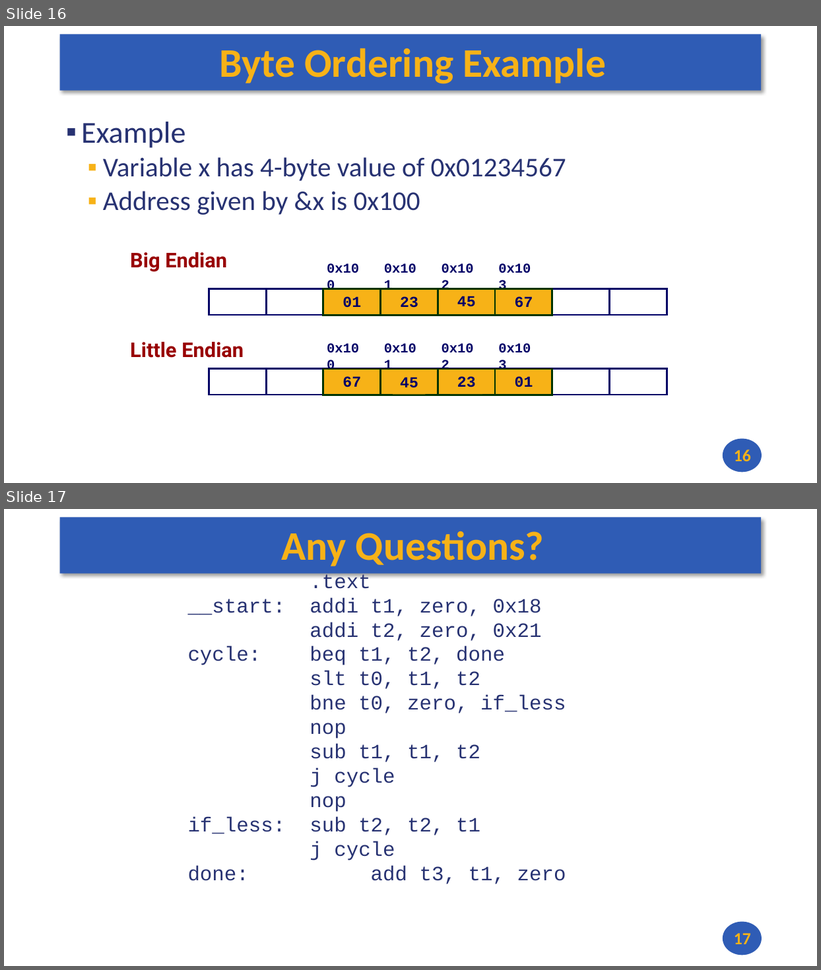
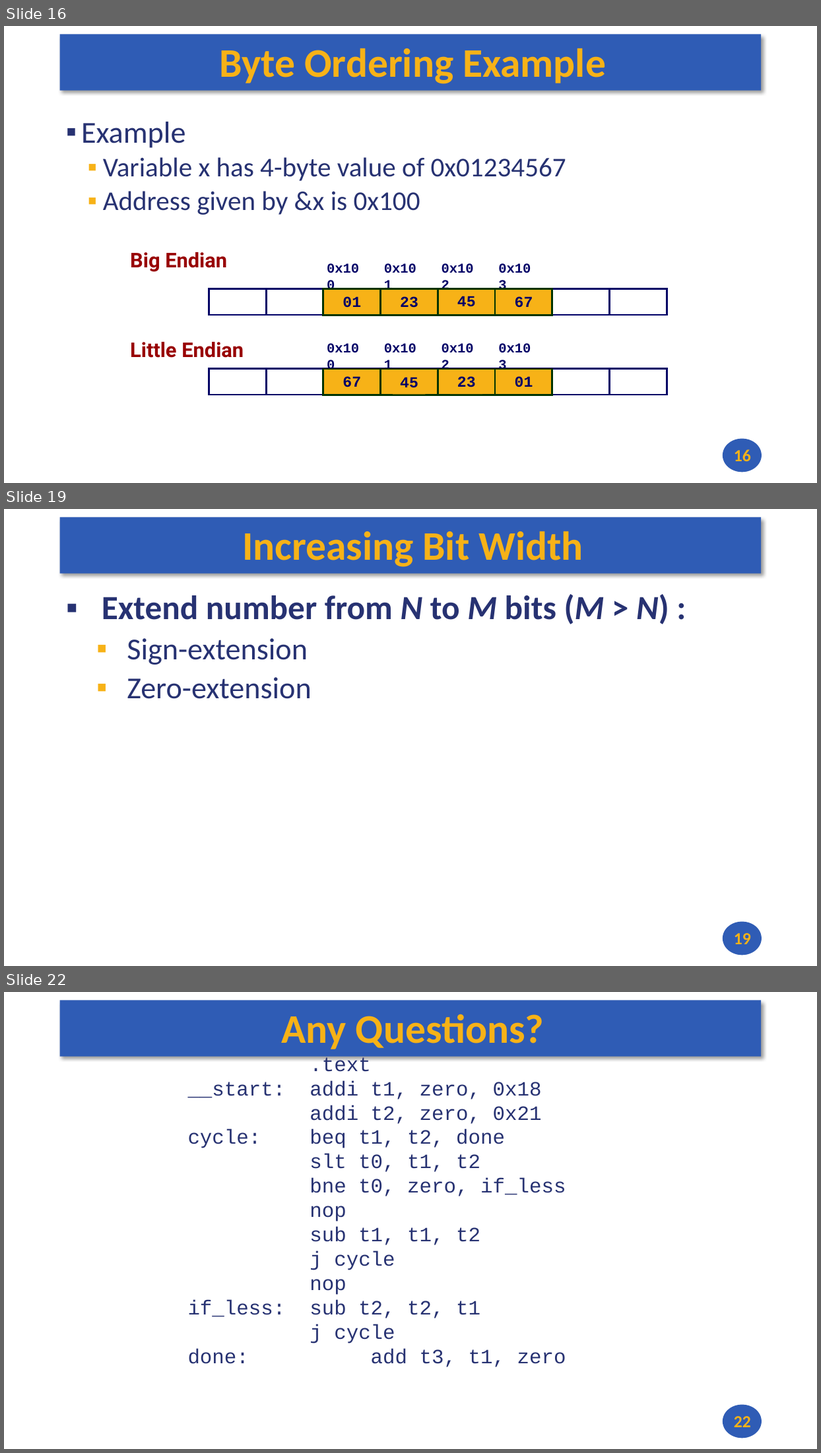
Before and after one commit to andrewt0301/hse-acos-course, a slide deck: docs/part1ca/02_DataTypes/CA_Lecture_02.pptx. Shown one above the other, each under a label of ours: slides 16 and 17 before the commit, slides 16, 19 and 22 after it; the slides between them are not shown. The pictures are 821x970 and 821x1453 pixels, drawn with LibreOffice and Linux fonts; fonts in the diff are those of the drawing. Boxes give left, top, right and bottom in pixels: in the first picture for what was removed or moved away, otherwise in the second. Text is boxed around its words. In the diff, an @@ line names an element or a change of style, - is before the commit and + after.

```diff
--- a/docs/part1ca/02_DataTypes/CA_Lecture_02.pptx
+++ b/docs/part1ca/02_DataTypes/CA_Lecture_02.pptx
@@ slide 19 added at <box>4,509,817,966</box>, background #FFFFFF; not listed: 2 template elements that a slide beside it also shows @@
@@ title added at <box>242,531,583,567</box>, 48 pt, text #F7B217, bold @@
+Increasing Bit Width
@@ text added at <box>102,594,669,699</box>, 40 pt, text #273272, bold @@
+▪ Extend number from N to M bits (M > N) :
+  ▪ Sign-extension
+  ▪ Zero-extension
@@ page number added at <box>734,933,751,945</box>, 20 pt, text #F7B217, bold @@
+19
@@ what was slide 17 is now slide 22 @@
@@ page number at <box>734,1416,751,1428</box>: text changed @@
-17
+22
```
Also in this commit, not shown: 4 other slides added, 1 other file.
